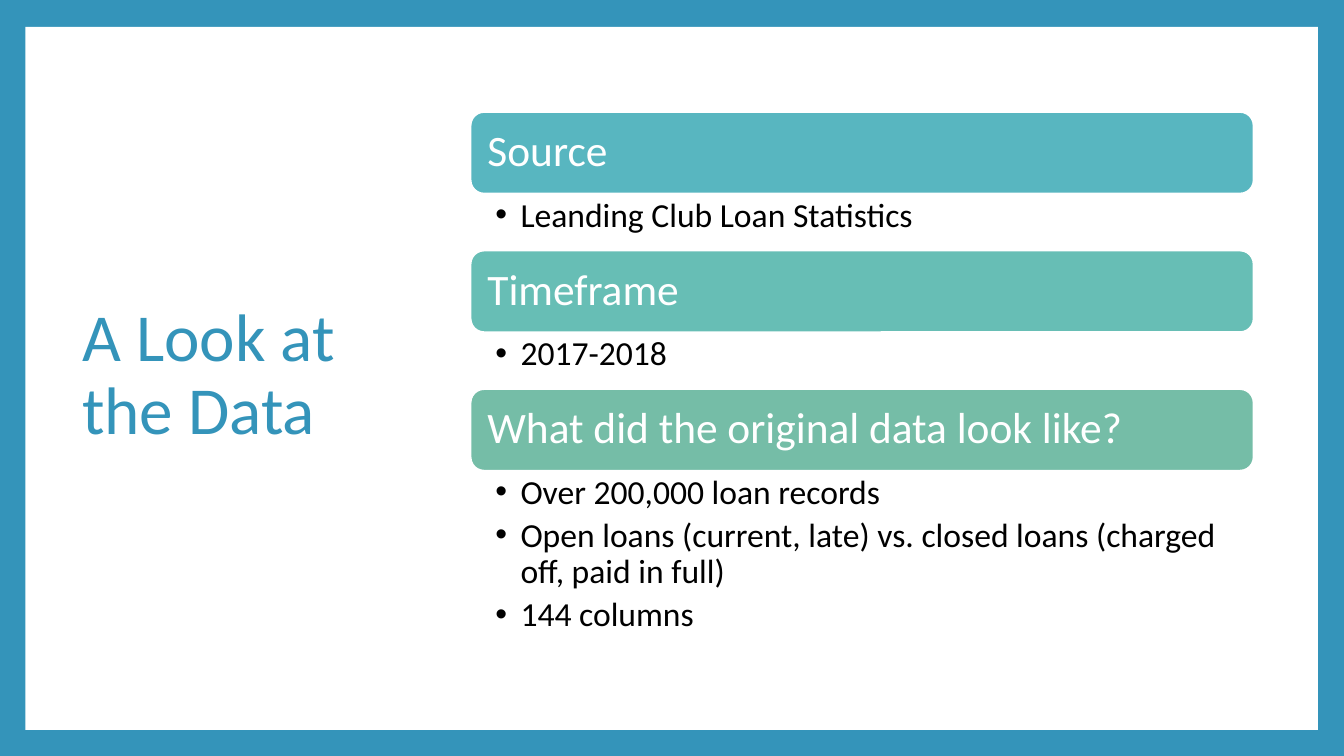
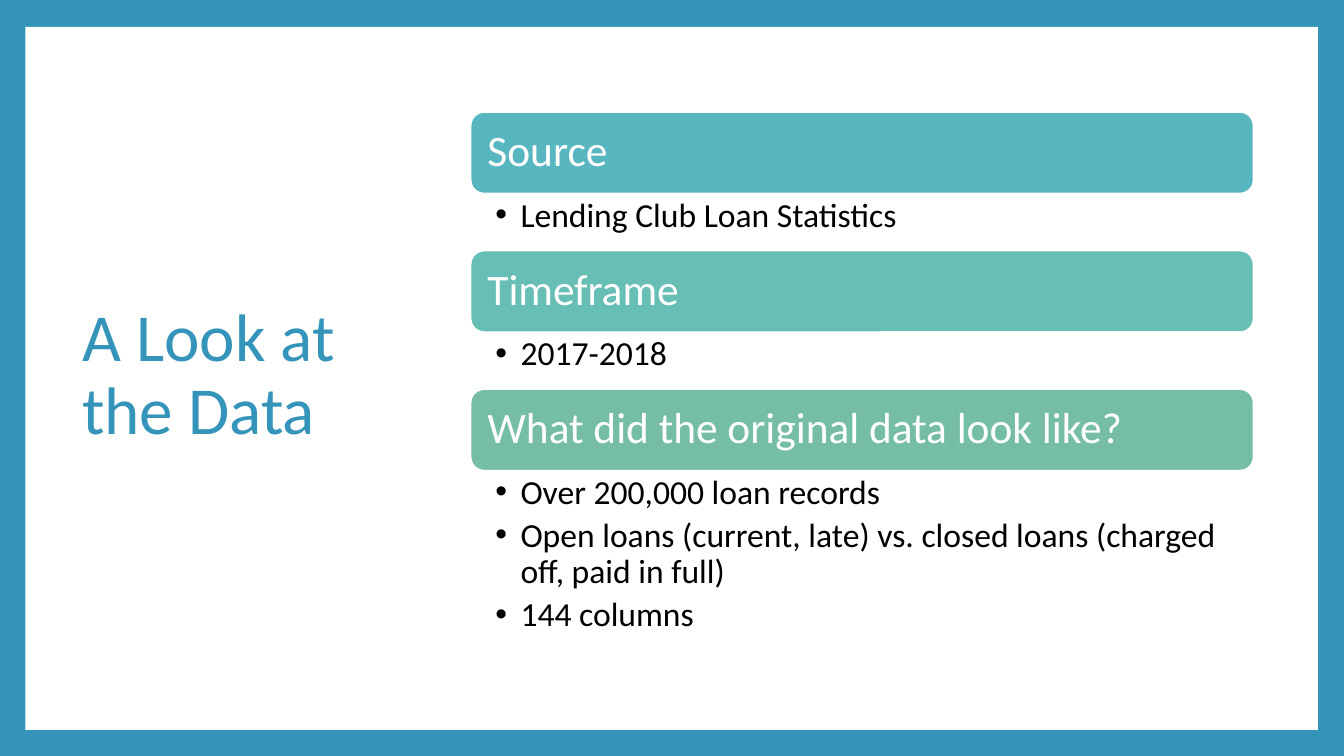
Before and after one commit to petersmyers/Project3byDefault, a slide deck: slide 2 of Project 3 Presentation.pptx. Drawn at 1344x756 pixels with LibreOffice and Linux fonts; fonts in the diff are those of the drawing. Boxes give left, top, right and bottom in pixels: in the first picture for what was removed or moved away, otherwise in the second. Text is boxed around its words. In the diff, an @@ line names an element or a change of style, - is before the commit and + after.

```diff
--- a/Project 3 Presentation.pptx
+++ b/Project 3 Presentation.pptx
@@ text at (521,203,897,233): text changed @@
-  • Leanding Club Loan Statistics
+  • Lending Club Loan Statistics
```
Also in this commit, not shown: 1 other slide changed.
